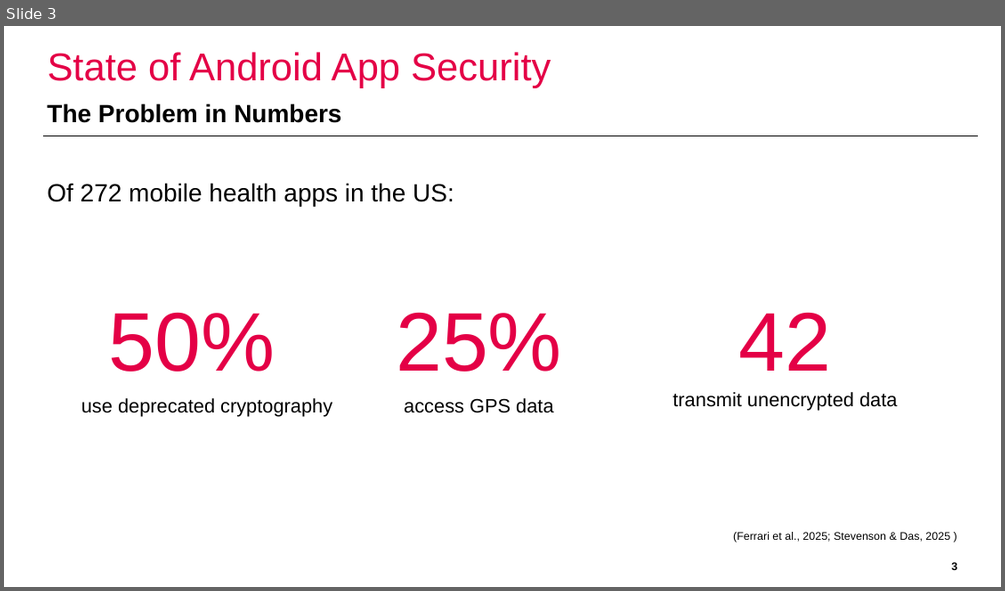
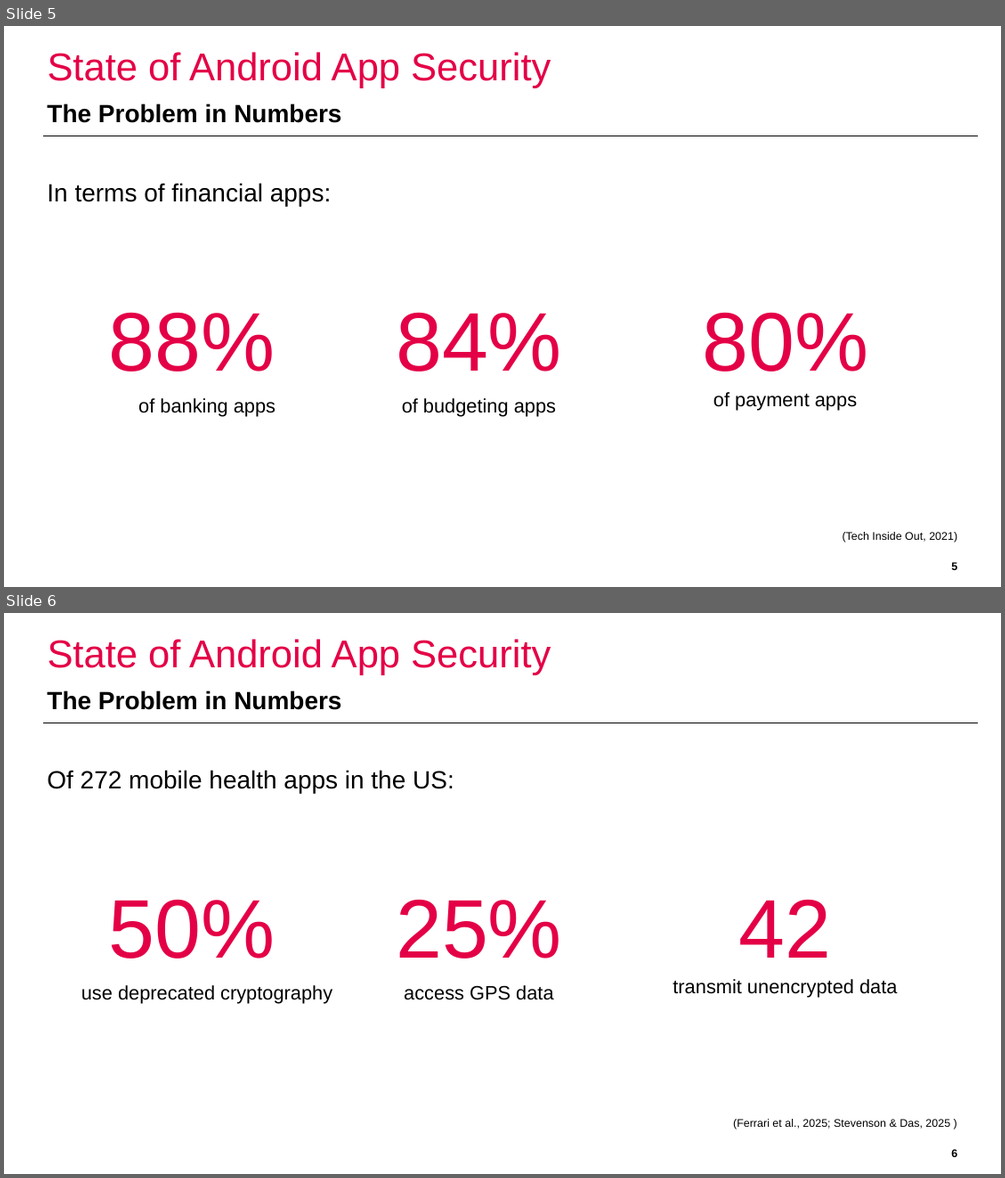
Before and after one commit to domi-cmd/Reference_Application_for_OWASP_MASTG, a slide deck: dev_documents/presentation/ba_thesis_presentation_kronig.pptx. Shown one above the other, each under a label of ours: slide 3 before the commit, slides 5 and 6 after it. The pictures are 1005x591 and 1005x1178 pixels, drawn with LibreOffice and Linux fonts; fonts in the diff are those of the drawing; background and template pictures are left out. Boxes give left, top, right and bottom in pixels: in the first picture for what was removed or moved away, otherwise in the second. Text is boxed around its words. In the diff, an @@ line names an element or a change of style, - is before the commit and + after.

Commit message:
Reworked the beginning of my presentation. Added slide about the dominance in market share of Android

```diff
--- a/dev_documents/presentation/ba_thesis_presentation_kronig.pptx
+++ b/dev_documents/presentation/ba_thesis_presentation_kronig.pptx
@@ slide 5 added at (x1=4, y1=26, x2=1001, y2=587), background #FFFFFF; not listed: 1 template element that a slide beside it also shows @@
@@ title added at (x1=48, y1=52, x2=550, y2=88), 28 pt, text #E40046 @@
+State of Android App Security
@@ text added at (x1=47, y1=103, x2=341, y2=123), 18 pt, text #000000, bold @@
+The Problem in Numbers
@@ text added at (x1=47, y1=183, x2=331, y2=206), 18 pt, text #000000 @@
+In terms of financial apps:
@@ text added at (x1=109, y1=312, x2=275, y2=417), 14 pt, text #000000 @@
+88%
+of banking apps
@@ text added at (x1=396, y1=312, x2=562, y2=417), 14 pt, text #000000 @@
+84%
+of budgeting apps
@@ text added at (x1=702, y1=312, x2=868, y2=410), 14 pt, text #000000 @@
+80%
+of payment apps
@@ text added at (x1=842, y1=532, x2=957, y2=542), 8 pt, text #000000 @@
+(Tech Inside Out, 2021)
@@ page number added at (x1=951, y1=562, x2=957, y2=570), 8 pt, text #000000, bold @@
+5
@@ what was slide 3 is now slide 6 @@
@@ page number at (x1=951, y1=1149, x2=957, y2=1157): text changed @@
-3
+6
```
Also in this commit, not shown: 6 slides changed, 4 other slides added, 1 slide removed.
